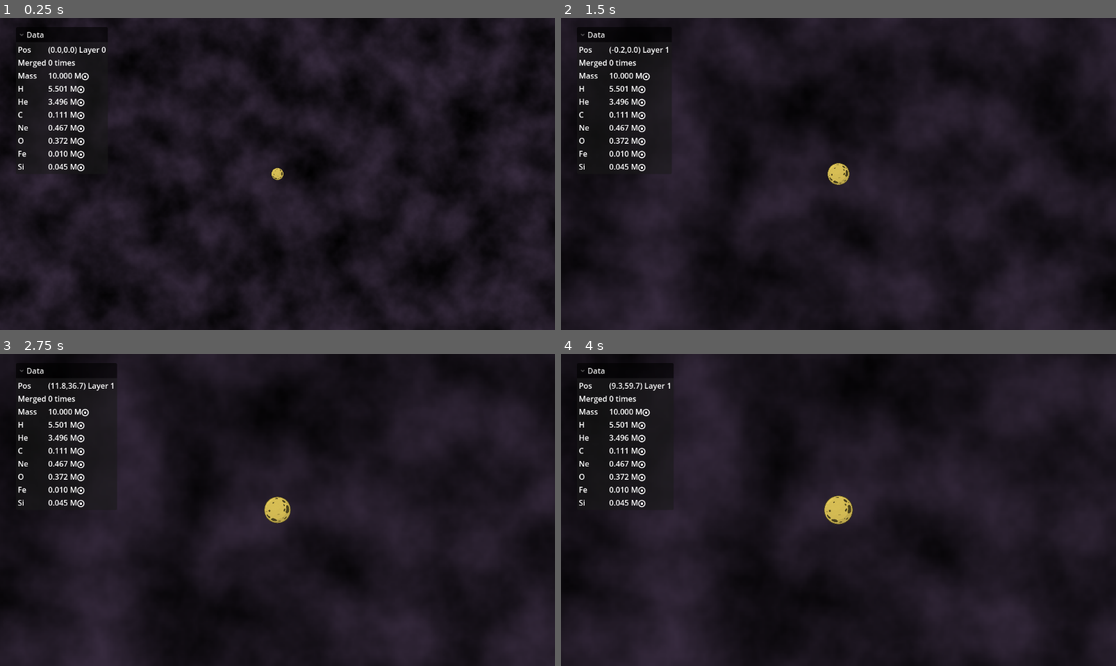
Above: before the commit, frames 1-4 (two rows, left to right).
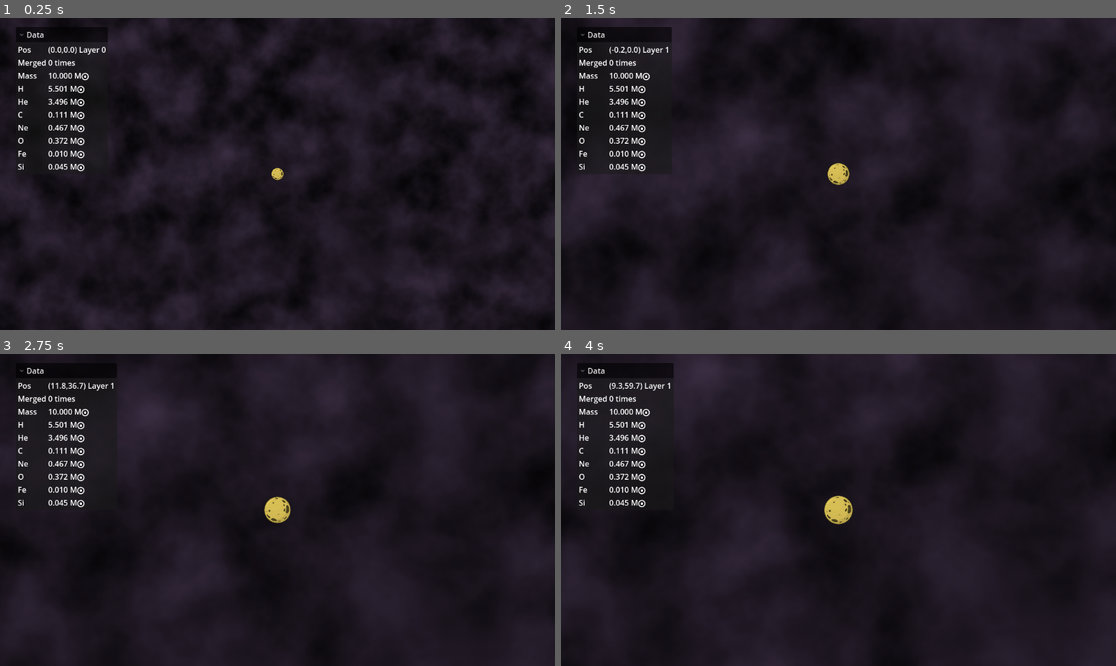
Above: after the commit, the same moments.

Repository: HellHoleStudios/ldjam58
Game: Godot game, scene res://scene/game.tscn
Same seed, same stepped clock (60 frames per second), same inputs: the game is played once before the commit and once after it.
Inputs:
- Up to frame 1 (0.25 s): no input
- Up to frame 2 (1.5 s): tap A (A) at 0.6 s; tap D (D) at 0.8, 1.35 s
- Up to frame 3 (2.75 s): tap S (S) at 1.55, 2.1 s; tap A (A) at 2.3 s
- Up to frame 4 (4 s): tap A (A) at 2.85 s; tap D (D) at 3.05, 3.6 s; tap S (S) at 3.8 s

The runs differ from the first frame. In frame 1, 6.9% of the frame differs, in the area x 0-100%, y 0-100%; in frame 2, 6.4%; in frame 3, 8.5%; in frame 4, 7.8%.

Commit message:
fix visuals

Diff:
--- a/scene/game.tscn
+++ b/scene/game.tscn
@@ -16,7 +16,6 @@
 [sub_resource type="NoiseTexture2D" id="NoiseTexture2D_xlg7c"]
 width = 2048
 height = 2048
-generate_mipmaps = false
 noise = SubResource("FastNoiseLite_p1ry8")
 color_ramp = SubResource("Gradient_5kiuu")
 seamless = true
@@ -30,7 +29,7 @@
 
 [node name="bg" type="Sprite2D" parent="." node_paths=PackedStringArray("camera")]
 z_index = -1000
-texture_filter = 1
+texture_filter = 4
 texture_repeat = 3
 position = Vector2(0, 1)
 texture = SubResource("NoiseTexture2D_xlg7c")
--- a/script/bg.gd
+++ b/script/bg.gd
@@ -14,4 +14,5 @@
 		#var noise_texture=texture as NoiseTexture2D
 		#var noise=noise_texture.noise as FastNoiseLite
 		#noise.offset=Vector3(camera_pos.x,camera_pos.y,0)
-		region_rect=Rect2(camera_pos,DisplayServer.window_get_size()/camera.zoom.x)
+		var sz=DisplayServer.window_get_size()/camera.zoom.x
+		region_rect=Rect2(camera_pos-sz/2+Vector2(1000,1000),sz)
--- a/script/obj/Star.gd
+++ b/script/obj/Star.gd
@@ -151,7 +151,7 @@
 					var explosion:Sprite2D=explosion_scene.instantiate()
 					get_tree().current_scene.add_child(explosion)
 					explosion.global_position=global_position
-					var explosion_scale=get_radius()/20
+					var explosion_scale=get_radius()/40
 					explosion.scale=Vector2(explosion_scale,explosion_scale)
 				else:
 					var BOUNCE_FACTOR = 20
